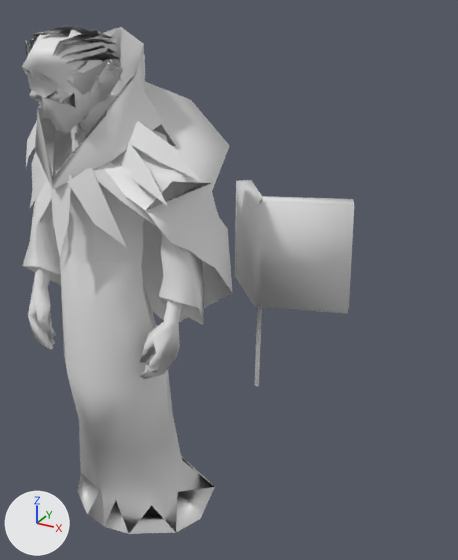
Renders of the FBX model content/dota_addons/fateanother/models/zc/gille_anim.FBX from each side of a commit.
Both versions are drawn from a camera (50 mm lens) standing at (2.01, -2.3, 2.85) and looking at (0.53, 0.4, 1.5). Lighting does not change. The marker at lower left points along +X, +Y and +Z. Where no turn or scale is listed for an object, it has been applied to the vertices.

Before the edit, the objects in view are built like this:
```python
me_mesh_002 = bpy.data.meshes.new('Mesh.002')
me_mesh_002.from_pydata(...)  # 173 vertices, 282 faces; spans x -0.578..0.571, y -0.248..0.364, z 1.162..2.515
me_mesh_003 = bpy.data.meshes.new('Mesh.003')
me_mesh_003.from_pydata(...)  # 18 vertices, 24 faces; spans x 41.0..65.5, y 3.2..27.0, z 29.4..75.5
me_mesh_004 = bpy.data.meshes.new('Mesh.004')
me_mesh_004.from_pydata(...)  # 204 vertices, 273 faces; spans x -0.173..0.152, y -0.292..0.185, z 2.311..2.756
ob_highelfmale_priest3 = bpy.data.objects.new('HighElfMale_Priest3', me_mesh_003)
ob_highelfmale_priest3.location = (-0.289, -0.171, 0.0)
ob_highelfmale_priest3.rotation_euler = (0.0, 0.0, 0.524)  # degrees (0, 0, 30)
ob_highelfmale_priest3.scale = (0.0254, 0.0254, 0.0254)
ob_highelfmale_priest4 = bpy.data.objects.new('HighElfMale_Priest4', me_mesh_002)
ob_highelfmale_priest4.location = (0.0, 0.0, 0.0)
ob_highelfmale_priest5 = bpy.data.objects.new('HighElfMale_Priest5', me_mesh_004)
ob_highelfmale_priest5.location = (0.0, 0.0, 0.0)
# also in view: 'HighElfMale_Priest1' at (0.03, 0.18, 1.37); 'HighElfMale_Priest2' at (-0.01, 0.03, 1.37)
```
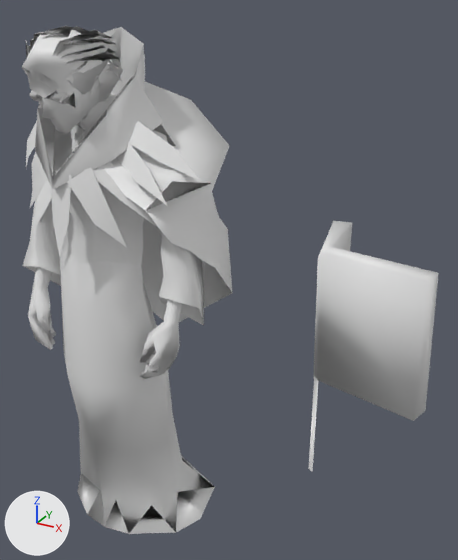
Where the change shows, as pixel boxes (x1, y1, x2, y2) in the pictures (458 x 560 px):
'HighElfMale_Priest3', moved, turned
    before: (235, 180, 354, 387)
    after: (308, 221, 439, 471)

Diff of the bpy script that builds the scene:
```diff
--- a/content/dota_addons/fateanother/models/zc/gille_anim.FBX.py
+++ b/content/dota_addons/fateanother/models/zc/gille_anim.FBX.py
@@ ob_highelfmale_priest3 @@
 ob_highelfmale_priest3 = bpy.data.objects.new('HighElfMale_Priest3', me_mesh_003)
-ob_highelfmale_priest3.location = (-0.289, -0.171, 0.0)
-ob_highelfmale_priest3.rotation_euler = (0.0, 0.0, 0.524)  # degrees (0, 0, 30)
+ob_highelfmale_priest3.location = (0.003, -0.161, 0.0)
 ob_highelfmale_priest3.scale = (0.0254, 0.0254, 0.0254)
```
